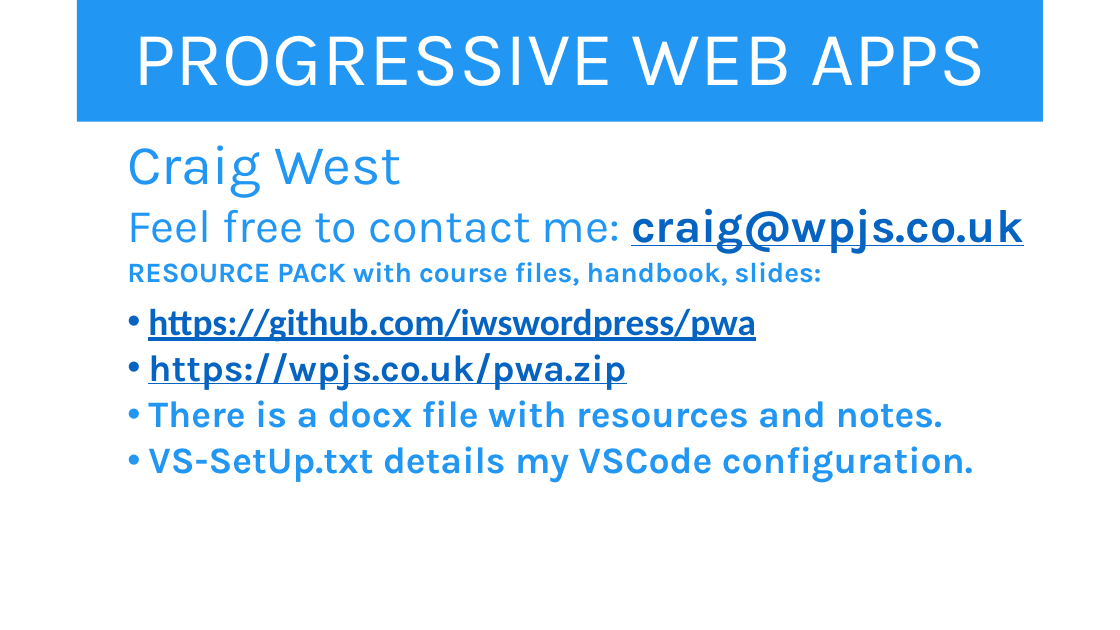
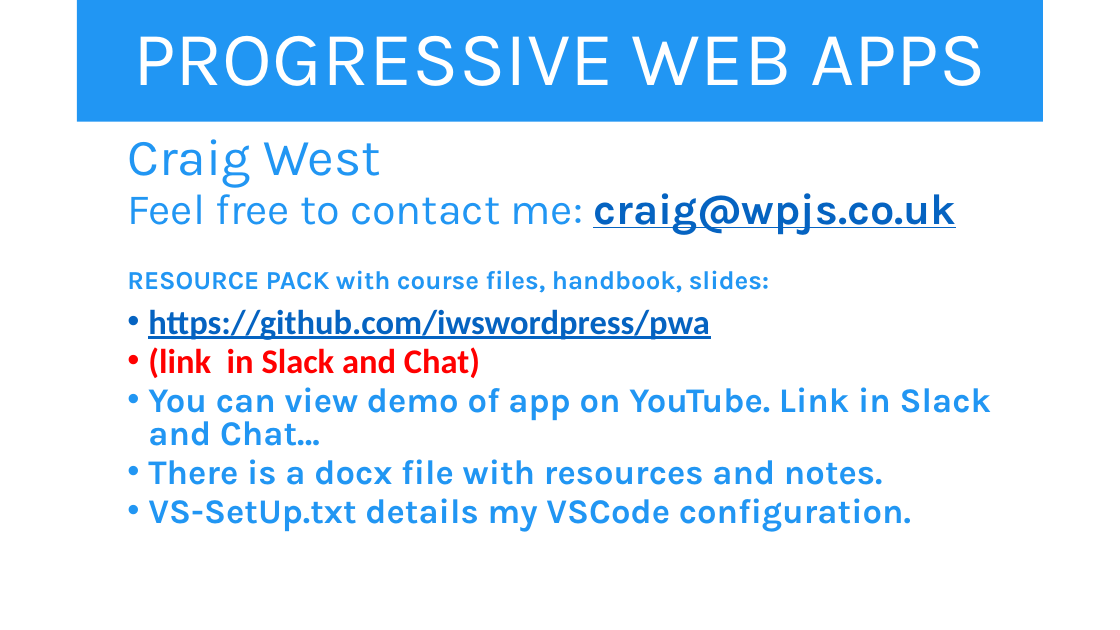
Before and after one commit to aniWeyn/pwa, a slide deck: slide 1 of PWA.pptx. Drawn at 1120x630 pixels with LibreOffice and Linux fonts; fonts in the diff are those of the drawing. Boxes give left, top, right and bottom in pixels: in the first picture for what was removed or moved away, otherwise in the second. Text is boxed around its words. In the diff, an @@ line names an element or a change of style, - is before the commit and + after.

```diff
--- a/PWA.pptx
+++ b/PWA.pptx
@@ text at (x1=127, y1=139, x2=956, y2=532): size 48 to 44.4 pt in "Craig West"; size 40 to 37 pt in "Feel free to contact me: craig@wpjs.co.uk"; size 24 to 22.2 pt in "RESOURCE PACK with course files, handbook, slides:"; size 32 to 29.6 pt in "https://github.com/iwswordpress/pwa", "There is a docx file with resources ...", "VS-SetUp.txt details my VSCode configuration."; line spacing 0.9 to 0.8 @@
@@ text at (x1=148, y1=347, x2=991, y2=446): text changed; size 32 to 29.6 pt; text colour #0563C1 to #2196F3 @@
-  • https://wpjs.co.uk/pwa.zip
+  • (link in Slack and Chat)
+  • You can view demo of app on YouTube. Link in Slack and Chat…
```
Also in this commit, not shown: 5 other slides changed, 2 slides added, 1 slide removed, 2 other files.
